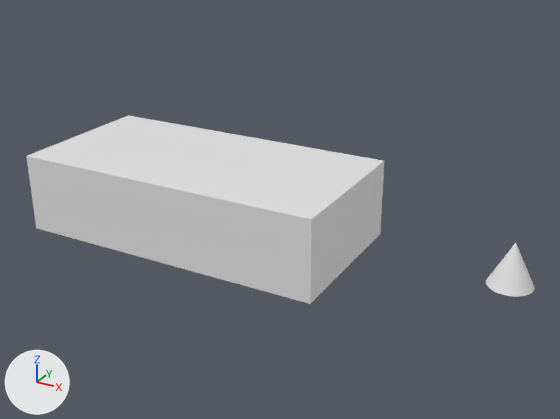
An edit to the glTF model assets/box.glb, drawn before and after from the same camera.
One viewpoint serves both versions: a 50 mm lens placed at (20.9, -30.1, 15.2), pointed at (4.6, -0.5, 0.4). Arrows for +X, +Y and +Z are at lower left; the lights stay in place.

Script lines for the objects in view, before the commit:
```python
me_cone = bpy.data.meshes.new('Cone')
me_cone.from_pydata(...)  # a 32-sided cone pointing to +z spanning x -1.0..1.0, y -1.0..1.0, z -1.0..1.0
me_cube = bpy.data.meshes.new('Cube')
me_cube.from_pydata(...)  # a box spanning x -1.0..1.0, y -1.0..1.0, z -1.0..1.0
me_cube.materials.append(mat_material)  # white #e7e7e7
ob_cone = bpy.data.objects.new('Cone', me_cone)
ob_cone.location = (15.47, 0.0, 0.0)
ob_cube = bpy.data.objects.new('Cube', me_cube)
ob_cube.location = (0.0, 0.0, 0.0)
ob_cube.scale = (8.0, 4.0, 2.0)
```
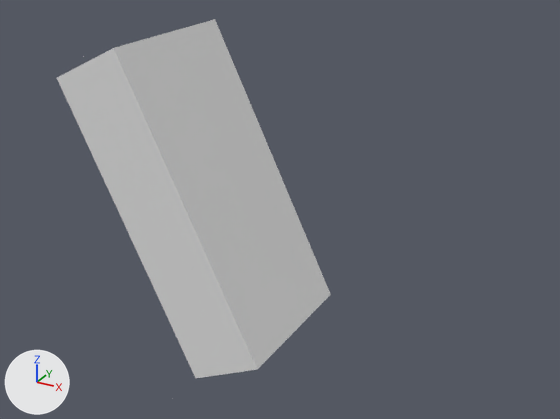
Where the change shows, as pixel boxes [x1, y1, x2, y2] in the pictures (560 x 419 px):
'Cube', turned: before [26, 115, 384, 304]; after [57, 19, 331, 378]
'Cone', deleted: before [486, 243, 535, 297]

The change in detail:
Object 'Cube' (ob_cube) turns from (0, 0, 0) to (0, 64, 0) degrees about x, y and z.
Object 'Cone' (ob_cone) is deleted.
